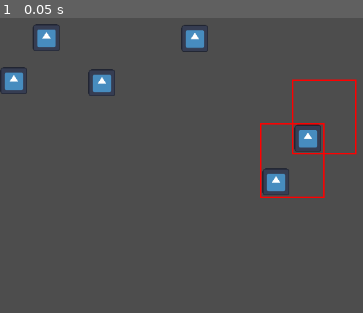
Above: before the commit, frame 1.
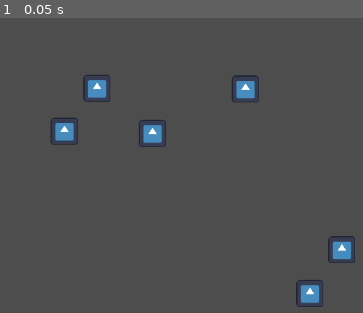
Above: after the commit, the same moment.

Repository: anthonyec/230726_godot_viscuit_like
Game: Godot game, scene res://main.tscn
Same seed, same stepped clock (60 frames per second), same inputs: the game is played once before the commit and once after it. The engine's default icon, where the game draws it, is replaced by a stand-in: a white triangle on a blue panel in a dark square.
Inputs:
- Up to frame 1 (0.05 s): no input

The runs differ from the first frame. In frame 1, 5.8% of the frame differs, in the area x 0-99%, y 2-98%.

Commit message:
Add matcher and debug draw

Diff:
--- /dev/null
+++ b/debug_draw.gd
@@ -0,0 +1,29 @@
+extends Control
+
+var commands: Array[Callable] = []
+
+func _ready() -> void:
+	size = get_viewport_rect().size
+	z_index = RenderingServer.CANVAS_ITEM_Z_MAX
+
+func _process(_delta: float) -> void:
+	queue_redraw()
+
+func _draw() -> void:
+	for command in commands:
+		command.call()
+
+func line(from: Vector2, to: Vector2, color: Color = Color.RED, width: int = 1) -> void:
+	commands.append(func():
+		draw_line(from, to, color, width)
+	)
+
+func rect(rect: Rect2, color: Color = Color.RED, width: int = 1) -> void:
+	commands.append(func():
+		draw_rect(rect, color, false, width)
+	)
+
+func circle(origin: Vector2, color: Color = Color.RED, radius: float = 5) -> void:
+	commands.append(func():
+		draw_circle(origin, radius, color)
+	)
--- a/glasses.gd
+++ b/glasses.gd
@@ -6,8 +6,8 @@
 @onready var condition := $Condition as Lens
 @onready var outcome := $Outcome as Lens
 
-func _ready() -> void:
-	Difference.print_differences(get_differences())
+#func _ready() -> void:
+#	Difference.print_differences(get_differences())
 
 func get_differences() -> Array[Difference]:
 	return condition.compared_to(outcome)
--- a/lens.gd
+++ b/lens.gd
@@ -73,3 +73,53 @@
 			return drawing
 
 	return null
+
+func get_drawing_near_position(other_position: Vector2, tolerance: int = 10) -> Drawing:
+	var bounds = get_bounds()
+
+	for drawing in get_drawings():
+		if drawing.position.distance_to(other_position) < tolerance:
+			return drawing
+
+	return null
+
+class MatchResult:
+	var affected_scene_drawings: Array[Drawing]
+
+func matches(scene: Simulation, drawing: Drawing) -> MatchResult:
+	var first_matching_drawing = get_first_drawing_matching(drawing)
+
+	if not first_matching_drawing:
+		return null
+
+	var bounds = get_bounds()
+	var relative_bounds = get_bounds_relative_to_drawing(first_matching_drawing)
+
+	# Move the bounding box around in the scene relative to the drawing being targeted.
+	var scene_bounds = Rect2(relative_bounds)
+	scene_bounds.position = drawing.position - scene_bounds.position
+	scene_bounds = scene_bounds.grow(2)
+
+	var scene_drawings_within_bounds = scene.get_drawings_within_bounds(scene_bounds)
+	var matched_drawing_count: int = 0
+
+	for scene_drawing in scene_drawings_within_bounds:
+		# TODO: Fix positions, something is a bit off by a few pixels.
+		var relative_position = bounds.position + (scene_drawing.position - scene_bounds.position)
+		var nearest_drawing = get_drawing_near_position(relative_position)
+
+		if not nearest_drawing:
+			return null
+
+		if nearest_drawing.id != scene_drawing.id:
+			return null
+
+		matched_drawing_count += 1
+
+	if matched_drawing_count != scene_drawings_within_bounds.size():
+		return null
+
+	var result = MatchResult.new()
+	result.affected_scene_drawings = scene_drawings_within_bounds
+
+	return result
--- a/main.tscn
+++ b/main.tscn
@@ -9,7 +9,7 @@
 [node name="Main" type="Node2D"]
 
 [node name="Rule" type="Node2D" parent="." groups=["rule"]]
-position = Vector2(73, 101)
+position = Vector2(146, 174)
 script = ExtResource("1_trvar")
 
 [node name="Condition" type="Node2D" parent="Rule"]
@@ -56,7 +56,7 @@
 script = ExtResource("4_bkqbc")
 
 [node name="Drawing" type="Node2D" parent="Simulation" groups=["drawing"]]
-position = Vector2(398, 244)
+position = Vector2(447, 405)
 script = ExtResource("5_mj80h")
 
 [node name="Icon" type="Sprite2D" parent="Simulation/Drawing"]
@@ -64,7 +64,7 @@
 texture = ExtResource("3_fofwt")
 
 [node name="Drawing2" type="Node2D" parent="Simulation" groups=["drawing"]]
-position = Vector2(444, 181)
+position = Vector2(493, 342)
 script = ExtResource("5_mj80h")
 
 [node name="Icon" type="Sprite2D" parent="Simulation/Drawing2"]
--- a/project.godot
+++ b/project.godot
@@ -15,6 +15,10 @@
 config/features=PackedStringArray("4.1", "GL Compatibility")
 config/icon="res://icon.svg"
 
+[autoload]
+
+DebugDraw="*res://debug_draw.gd"
+
 [display]
 
 window/dpi/allow_hidpi=false
--- a/simulation.gd
+++ b/simulation.gd
@@ -5,10 +5,11 @@
 
 func _ready() -> void:
 	step()
+	pass
 
 func _process(_delta: float) -> void:
 #	step()
-	queue_redraw()
+	pass
 
 func get_rules() -> Array[Rule]:
 	var rules: Array[Rule] = []
@@ -27,32 +28,49 @@
 
 	return null
 
-var temp_bounds: Array[Rect2] = []
+func get_drawings_within_bounds(bounds: Rect2) -> Array[Drawing]:
+	var drawings: Array[Drawing] = []
+
+	for drawing in get_drawings():
+		if bounds.encloses(drawing.get_bounds()):
+			drawings.append(drawing)
+
+	return drawings
+
+func get_drawings() -> Array[Drawing]:
+	return Drawing.get_drawings(self)
 
 func step() -> void:
-	var scene_drawings: Array[Drawing] = Drawing.get_drawings(self)
+	var scene_drawings: Array[Drawing] = get_drawings()
 	var processed_scene_drawings: Array[Drawing] = []
 
 	for drawing in scene_drawings:
 		if processed_scene_drawings.has(drawing):
 			continue
 
-		# TODO: Change to multiple rules, an array of rules and randomly select.
-		var rule = get_rule_containing_drawing_in_condition(drawing)
+		for rule in get_rules():
+			var result = rule.condition.matches(self, drawing)
 
-		if not rule:
-			continue
+			if result:
+				processed_scene_drawings.append_array(result.affected_scene_drawings)
+				# TODO: Perform difference transition.
+				break
 
 
-		var rule_drawing = rule.condition.get_first_drawing_matching(drawing)
-
-		var bounds = rule.condition.get_bounds_relative_to_drawing(rule_drawing)
-		var bounds_position = drawing.position - bounds.position
-		bounds.position = bounds_position
-
-		temp_bounds.append(bounds)
-
-
-func _draw() -> void:
-	for bounds in temp_bounds:
-		draw_rect(bounds, Color.RED, false, 2)
+#		# TODO: Change to multiple rules, an array of rules and randomly select.
+#		var rule = get_rule_containing_drawing_in_condition(drawing)
+#
+#		if not rule:
+#			continue
+#
+#		var rule_drawing = rule.condition.get_first_drawing_matching(drawing)
+#		var bounds: Rect2 = rule.condition.get_bounds_relative_to_drawing(rule_drawing)
+#		var bounds_position = drawing.position - bounds.position
+#
+#		bounds.position = bounds_position
+#		bounds = bounds.grow(2)
+#
+#		var drawings_within_bounds = get_drawings_within_bounds(bounds)
+#		print(drawings_within_bounds)
+#
+#		temp_bounds.append(bounds)
